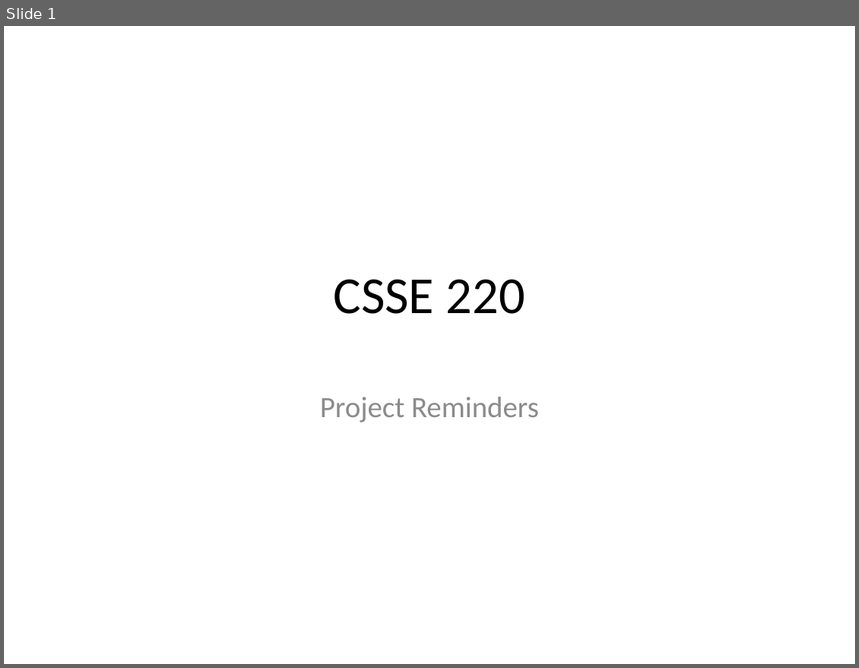
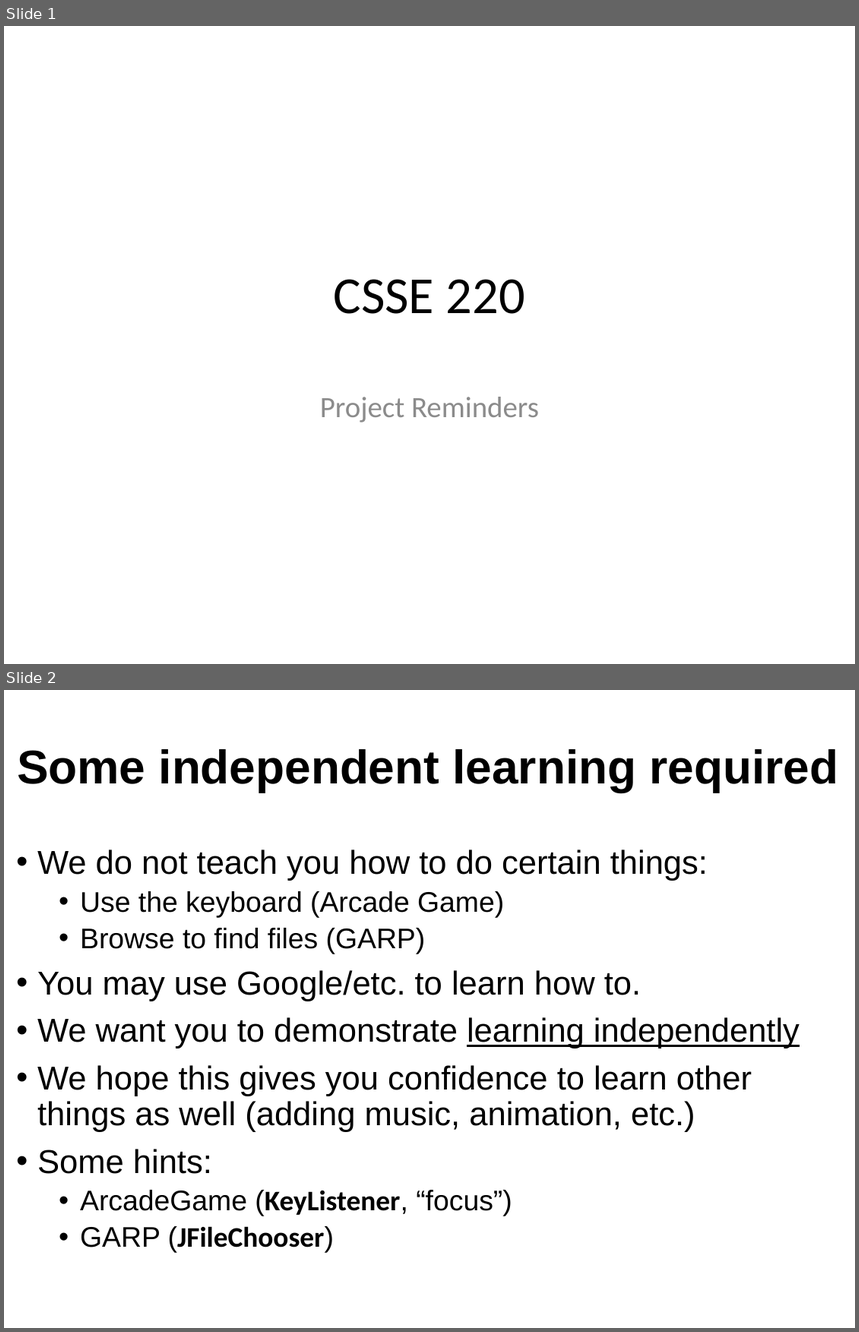
Before and after one commit to RHIT-CSSE/csse220, a slide deck: ClassMaterials/CollisionHandling/Slides/Part2-ProjectReminders.pptx. Shown one above the other, each under a label of ours: slide 1 before the commit, slides 1 and 2 after it. The pictures are 859x668 and 859x1332 pixels, drawn with LibreOffice and Linux fonts; fonts in the diff are those of the drawing. Boxes give left, top, right and bottom in pixels: in the first picture for what was removed or moved away, otherwise in the second. Text is boxed around its words. In the diff, an @@ line names an element or a change of style, - is before the commit and + after.

```diff
--- a/ClassMaterials/CollisionHandling/Slides/Part2-ProjectReminders.pptx
+++ b/ClassMaterials/CollisionHandling/Slides/Part2-ProjectReminders.pptx
@@ slide 2 added at bbox=[4, 690, 855, 1328], background #FFFFFF @@
@@ title added at bbox=[17, 749, 838, 792], 40 pt, text #000000, bold @@
+Some independent learning required
@@ subtitle added at bbox=[37, 850, 800, 1253], 28 pt, text #000000 @@
+• We do not teach you how to do certain things:
+  • Use the keyboard (Arcade Game)
+  • Browse to find files (GARP)
+• You may use Google/etc. to learn how to.
+• We want you to demonstrate learning independently
+• We hope this gives you confidence to learn other things as well (adding music, animation, etc.)
+• Some hints:
+  • ArcadeGame (KeyListener, “focus”)
+  • GARP (JFileChooser)
```
Also in this commit, not shown: 1 other slide added, 47 other files.
